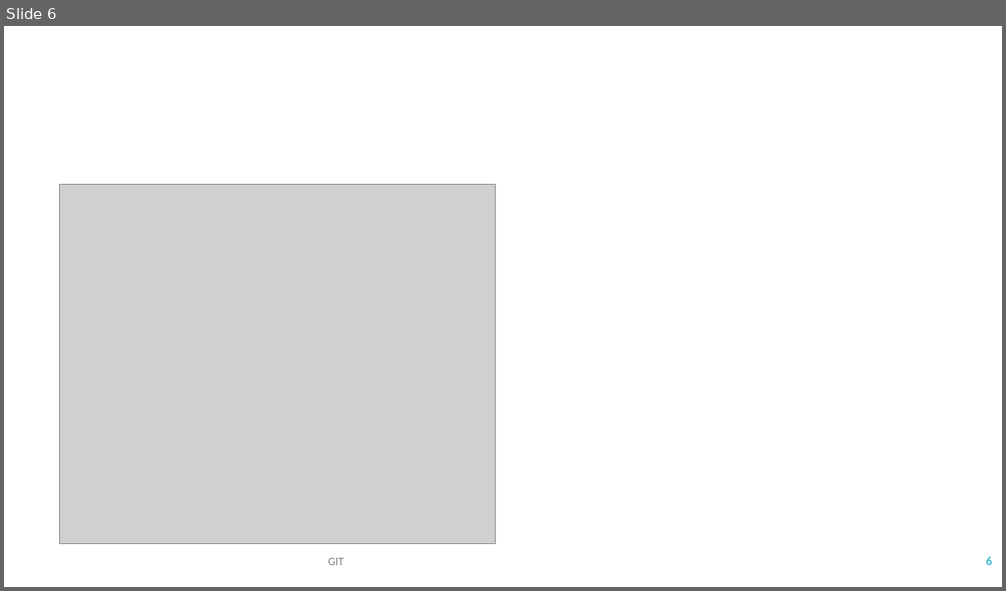
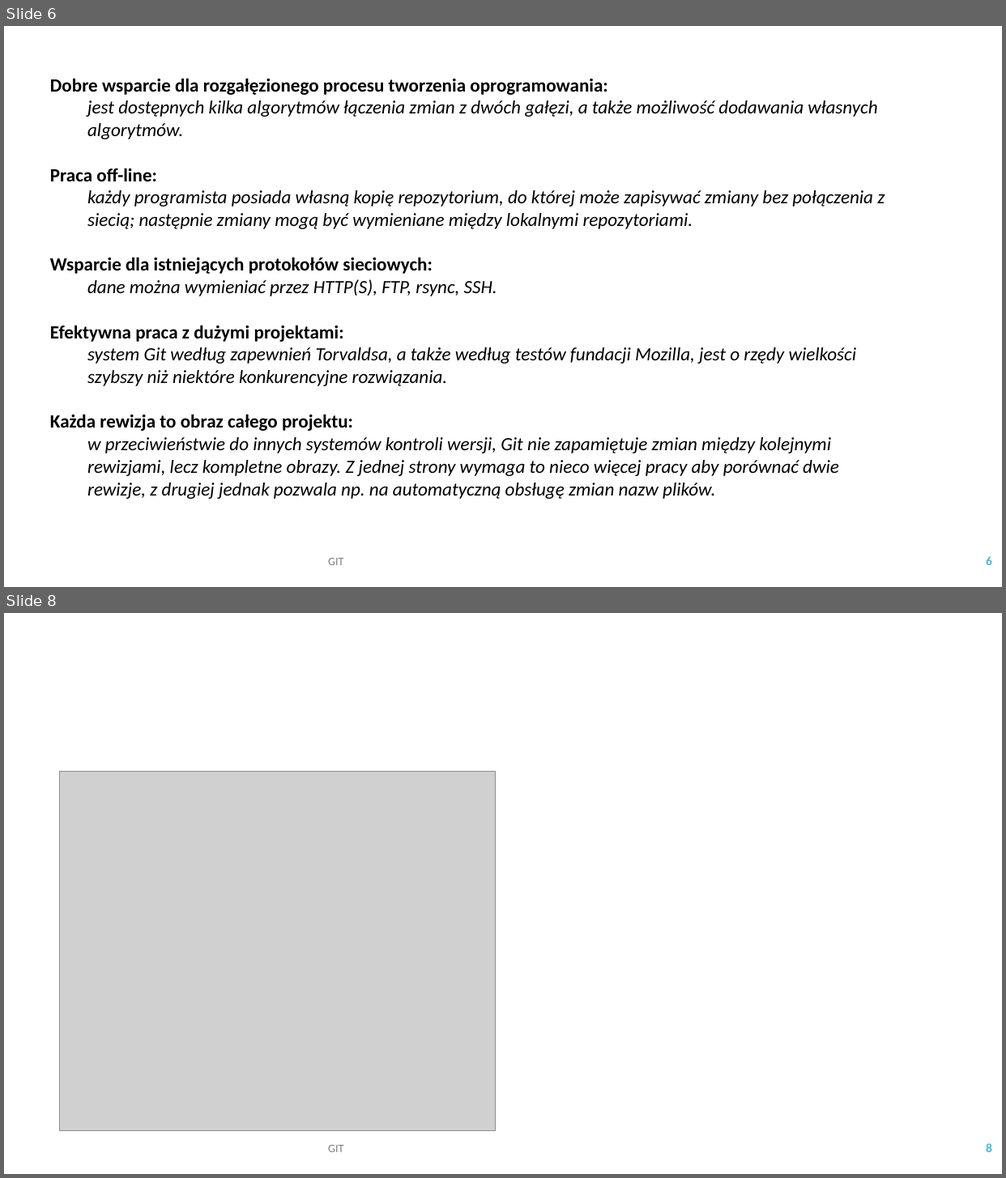
Before and after one commit to IlonaKulon/SzkolenieZIIMI, a slide deck: slajdy/ZIIMI_01_GIT.pptx. Shown one above the other, each under a label of ours: slide 6 before the commit, slides 6 and 8 after it; the slides between them are not shown. The pictures are 1006x591 and 1006x1178 pixels, drawn with LibreOffice and Linux fonts; fonts in the diff are those of the drawing; grey boxes stand for pictures. Boxes give left, top, right and bottom in pixels: in the first picture for what was removed or moved away, otherwise in the second. Text is boxed around its words. In the diff, an @@ line names an element or a change of style, - is before the commit and + after.

```diff
--- a/slajdy/ZIIMI_01_GIT.pptx
+++ b/slajdy/ZIIMI_01_GIT.pptx
@@ slide 6 added at [4, 26, 1002, 587], background #FFFFFF @@
@@ text added at [50, 78, 884, 499], 18 pt, text #000000, italic @@
+Dobre wsparcie dla rozgałęzionego procesu tworzenia oprogramowania:
+  jest dostępnych kilka algorytmów łączenia zmian z dwóch gałęzi, a także możliwość dodawania własnych algorytmów.
+Praca off-line:
+  każdy programista posiada własną kopię repozytorium, do której może zapisywać zmiany bez połączenia z siecią; następnie zmiany mogą być wymieniane między lokalnymi repozytoriami.
+Wsparcie dla istniejących protokołów sieciowych:
+dane można wymieniać przez HTTP(S), FTP, rsync, SSH.
+Efektywna praca z dużymi projektami:
+  system Git według zapewnień Torvaldsa, a także według testów fundacji Mozilla, jest o rzędy wielkości szybszy niż niektóre konkurencyjne rozwiązania.
+Każda rewizja to obraz całego projektu:
+  w przeciwieństwie do innych systemów kontroli wersji, Git nie zapamiętuje zmian między kolejnymi rewizjami, lecz kompletne obrazy. Z jednej strony wymaga to nieco więcej pracy aby porównać dwie rewizje, z drugiej jednak pozwala np. na automatyczną obsługę zmian nazw plików.
@@ text added at [328, 558, 343, 565], 11 pt, text #808080 @@
+GIT
@@ page number added at [986, 557, 992, 565], 12 pt, text #40BAD2, bold @@
+6
@@ what was slide 6 is now slide 8 @@
@@ page number at [986, 1144, 992, 1152]: text changed @@
-6
+8
```
Also in this commit, not shown: 3 slides changed, 1 other slide added.
